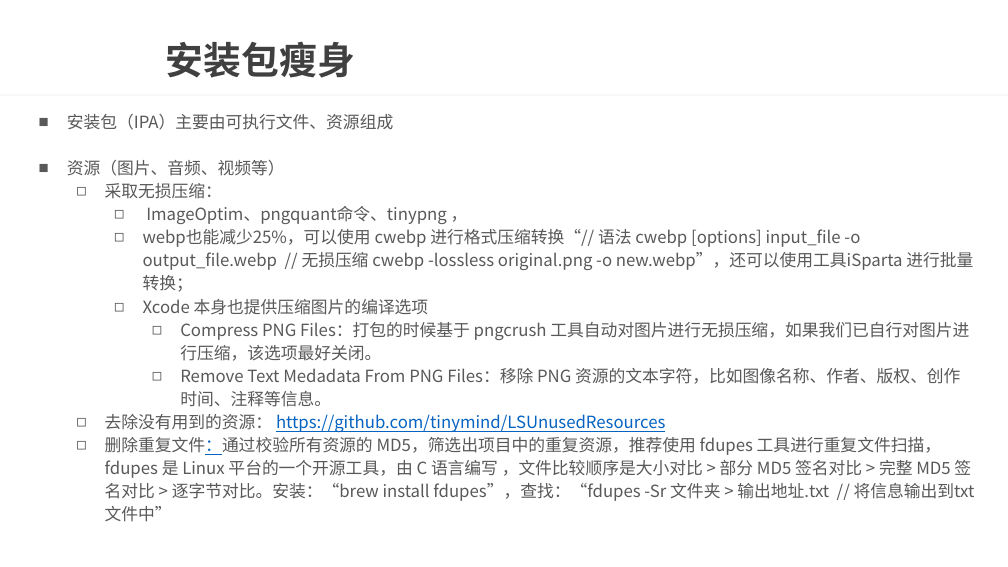
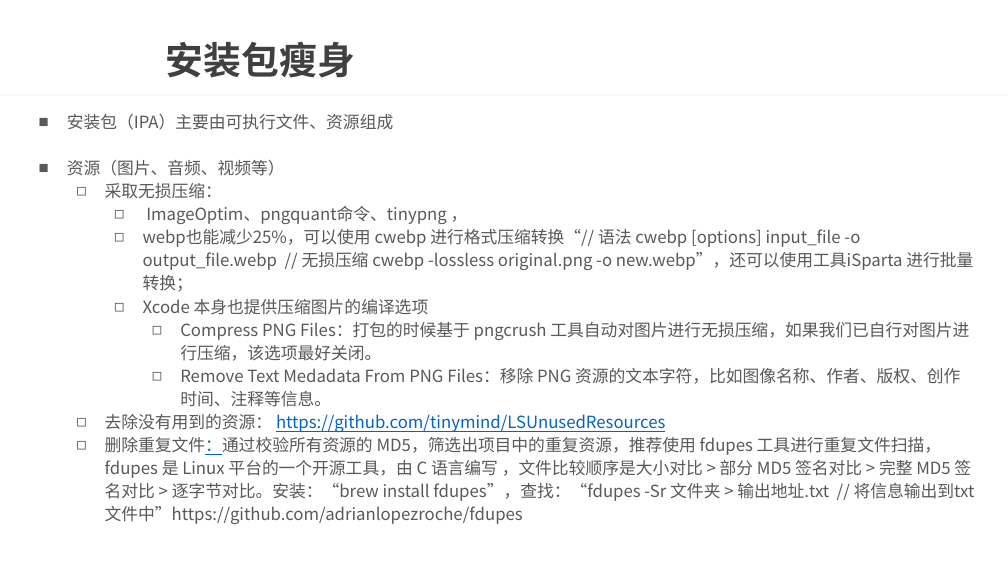
Before and after one commit to wtj900/wtj900.github.io, a slide deck: slide 22 of file/面试文档/06-性能优化.pptx (slide 21 before the commit). Drawn at 1008x567 pixels with LibreOffice and Linux fonts; fonts in the diff are those of the drawing; background and template pictures are left out. Boxes give left, top, right and bottom in pixels: in the first picture for what was removed or moved away, otherwise in the second. Text is boxed around its words. In the diff, an @@ line names an element or a change of style, - is before the commit and + after.

```diff
--- a/file/面试文档/06-性能优化.pptx
+++ b/file/面试文档/06-性能优化.pptx
@@ text at [105, 437, 975, 524]: text changed @@
-  ◻ 删除重复文件：通过校验所有资源的 MD5，筛选出项目中的重复资源，推荐使用 fdupes 工具进行重复文件扫描，fdupes 是 Linux 平台的一个开源工具，由 C 语言编写 ，文件比较顺序是大小对比 > 部分 MD5 签名对比 > 完整 MD5 签名对比 > 逐字节对比。安装：“brew install fdupes”，查找：“fdupes -Sr 文件夹 > 输出地址.txt // 将信息输出到txt文件中”
+  ◻ 删除重复文件：通过校验所有资源的 MD5，筛选出项目中的重复资源，推荐使用 fdupes 工具进行重复文件扫描，fdupes 是 Linux 平台的一个开源工具，由 C 语言编写 ，文件比较顺序是大小对比 > 部分 MD5 签名对比 > 完整 MD5 签名对比 > 逐字节对比。安装：“brew install fdupes”，查找：“fdupes -Sr 文件夹 > 输出地址.txt // 将信息输出到txt文件中”https://github.com/adrianlopezroche/fdupes
```
Also in this commit, not shown: 2 other slides changed, 6 slides added.
